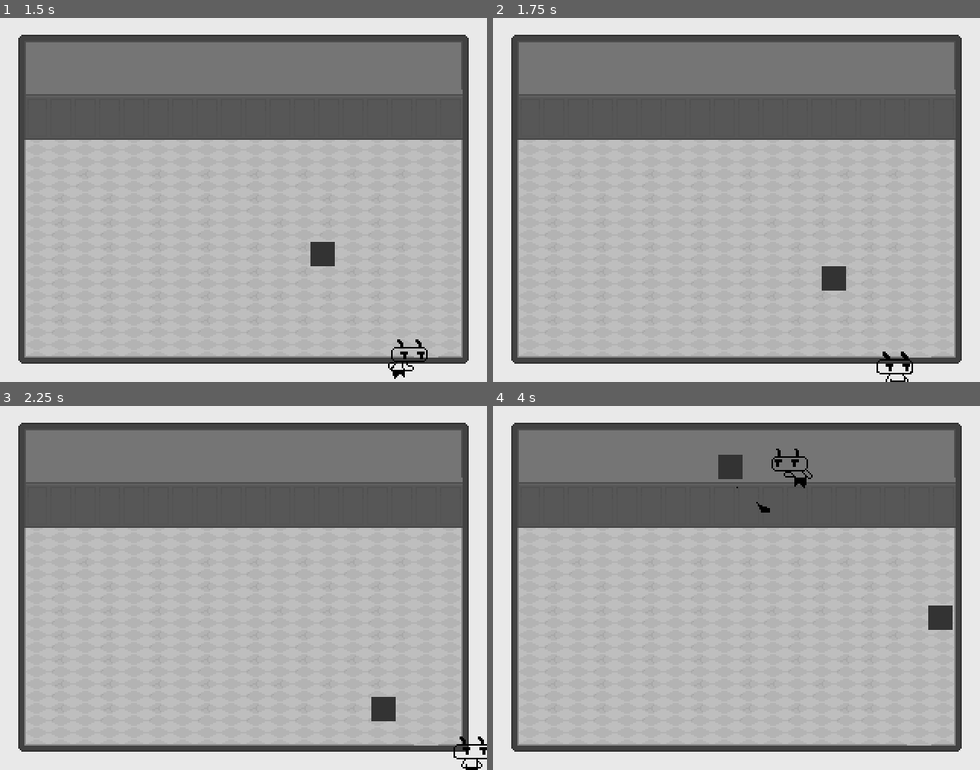
Above: before the commit, frames 1-4 (two rows, left to right).
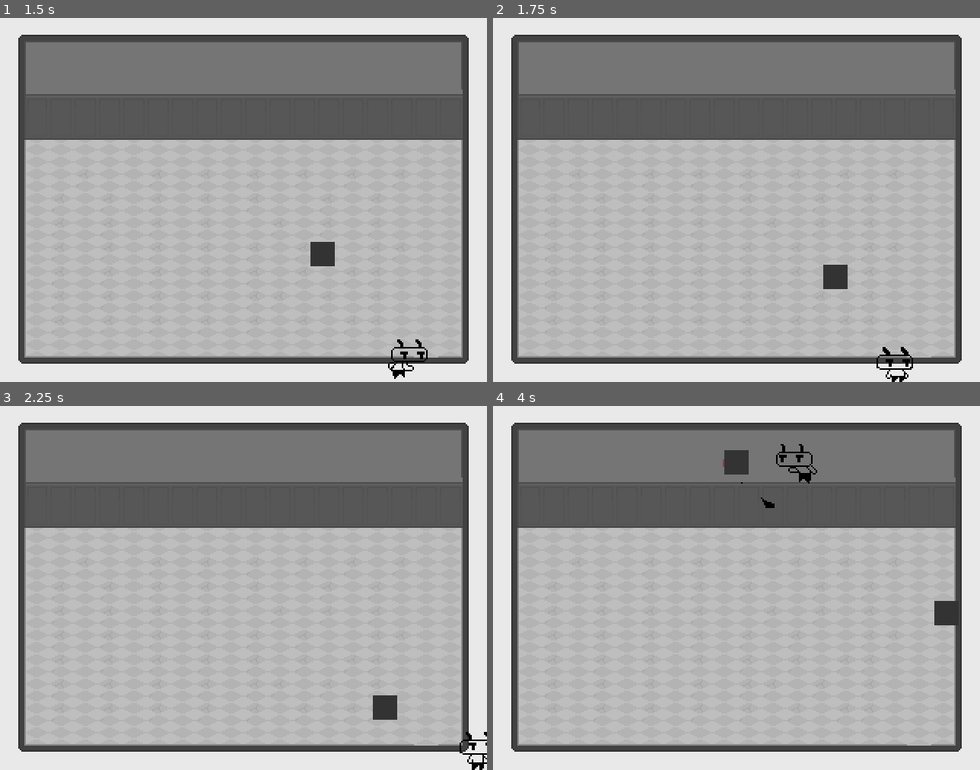
Above: after the commit, the same moments.

Repository: dead-rabbit-studio/hell-scout
Game: Godot game, scene res://main_game.tscn
Same seed, same stepped clock (60 frames per second), same inputs: the game is played once before the commit and once after it.
Inputs:
- Up to frame 1 (1.5 s): hold Right (move_right) 0.53-1.28 s; hold Space (attack) 0.53-1.28 s; hold Down (move_down) from 1.28 s (still down); tap Space (attack) at 1.35 s
- Up to frame 2 (1.75 s): keep holding Down (move_down)
- Up to frame 3 (2.25 s): release Down (move_down) at 2.03 s; hold Right (move_right) from 2.03 s (still down); hold Space (attack) from 2.03 s (still down)
- Up to frame 4 (4 s): release Right (move_right) at 2.78 s; release Space (attack) at 2.78 s; hold Up (move_up) 2.78-3.53 s; tap Space (attack) at 2.85 s; hold Left (move_left) from 3.53 s (still down); hold Space (attack) from 3.53 s (still down)

Frame 1 is identical in both runs. In frame 2, 0.3% of the frame differs, in the area x 67-87%, y 67-100%; in frame 3, 0.4%; in frame 4, 0.9%, in the area x 46-95%, y 10-62%.

Commit message:
fix: player and enemy collisions

Diff:
--- a/npcs/creeper/Creeper.gd
+++ b/npcs/creeper/Creeper.gd
@@ -43,7 +43,6 @@
 		if distanceLenght > personal_space_area:
 			move_and_collide(movement)
 
-
 func _on_player_player_position_update(new_player_position: Vector2) -> void:
 	playerPosition = new_player_position
 
--- a/npcs/creeper/creeper.tscn
+++ b/npcs/creeper/creeper.tscn
@@ -39,8 +39,7 @@
 max_health = 40
 
 [node name="Hurtbox" type="Area2D" parent="." node_paths=PackedStringArray("health")]
-collision_layer = 0
-collision_mask = 4
+collision_layer = 2
 script = ExtResource("3_61h3e")
 health = NodePath("../Health")
 
@@ -50,8 +49,9 @@
 debug_color = Color(0.796078, 0, 0, 1)
 
 [node name="HitBox" type="Area2D" parent="."]
-collision_layer = 4
+collision_layer = 8
 script = ExtResource("4_212rs")
+damage = 25.0
 
 [node name="CollisionShape2D" type="CollisionShape2D" parent="HitBox"]
 position = Vector2(8, 8)
--- a/player/scouter/player.tscn
+++ b/player/scouter/player.tscn
@@ -6,7 +6,7 @@
 [ext_resource type="Script" path="res://core/HurtBox.gd" id="4_dq1gf"]
 
 [sub_resource type="RectangleShape2D" id="RectangleShape2D_lmx7v"]
-size = Vector2(17.5, 16)
+size = Vector2(13, 10)
 
 [sub_resource type="AtlasTexture" id="AtlasTexture_ojq35"]
 atlas = ExtResource("2_go48k")
@@ -92,14 +92,14 @@
 }]
 
 [sub_resource type="RectangleShape2D" id="RectangleShape2D_17k8b"]
-size = Vector2(19, 19)
+size = Vector2(13, 19)
 
 [node name="Player" type="CharacterBody2D"]
 platform_wall_layers = 51
 script = ExtResource("1_opm3m")
 
 [node name="CollisionShape2D" type="CollisionShape2D" parent="."]
-position = Vector2(0.75, 5)
+position = Vector2(-0.5, 11)
 shape = SubResource("RectangleShape2D_lmx7v")
 
 [node name="AnimatedSprite2D" type="AnimatedSprite2D" parent="."]
@@ -112,12 +112,12 @@
 ignore_damage = true
 
 [node name="HurtBox" type="Area2D" parent="." node_paths=PackedStringArray("health")]
-collision_mask = 4
+collision_mask = 8
 script = ExtResource("4_dq1gf")
 health = NodePath("../Health")
 
 [node name="CollisionShape2D" type="CollisionShape2D" parent="HurtBox"]
-position = Vector2(1, 6)
+position = Vector2(-0.5, 6.5)
 shape = SubResource("RectangleShape2D_17k8b")
 
 [connection signal="depleted" from="Health" to="." method="_on_health_depleted"]
--- a/weapons/melee_attack.tscn
+++ b/weapons/melee_attack.tscn
@@ -65,8 +65,7 @@
 
 [node name="MeleeAttack" type="Area2D"]
 position = Vector2(16, 32)
-collision_layer = 4
-collision_mask = 4
+collision_mask = 2
 priority = -1
 script = ExtResource("1_i0l7d")
 damage = 15
